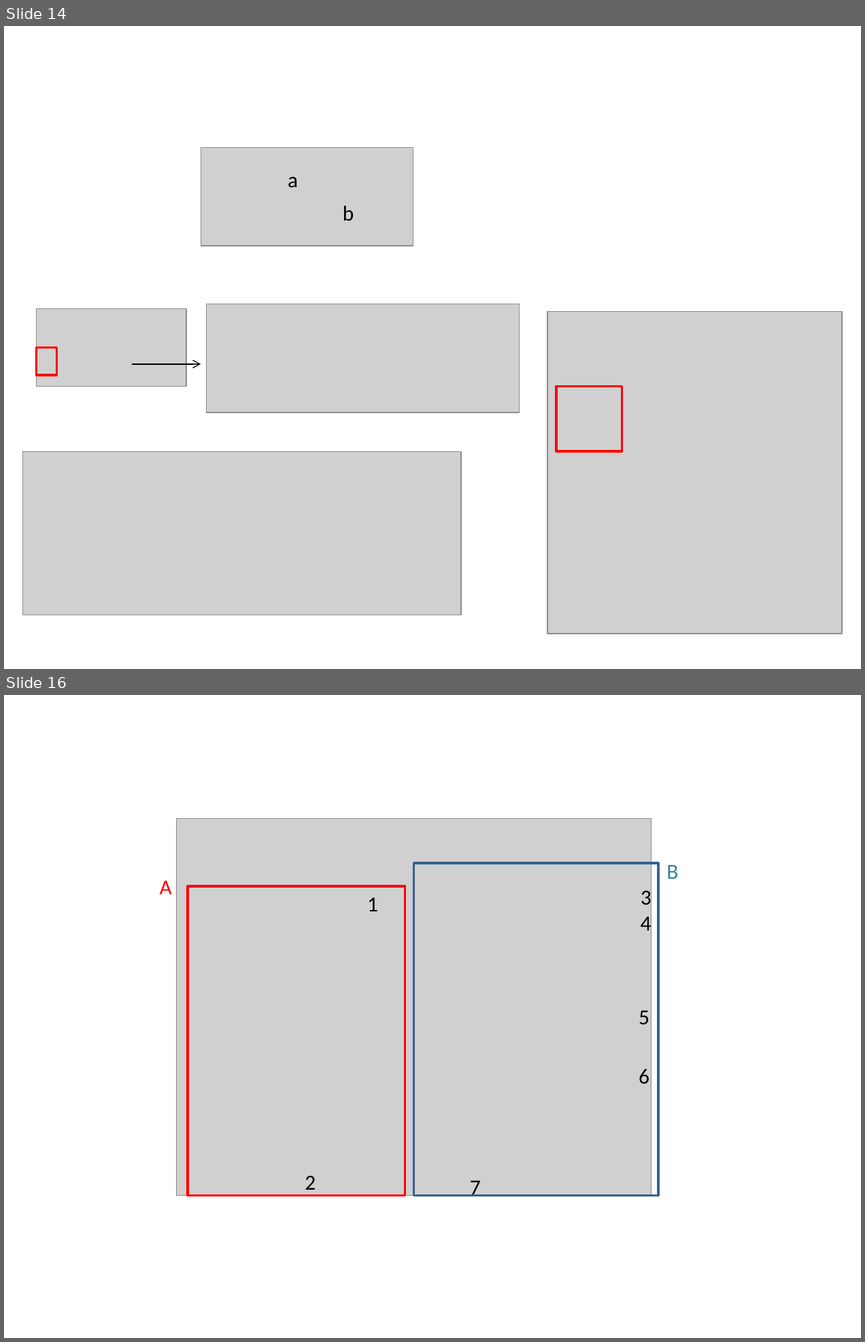
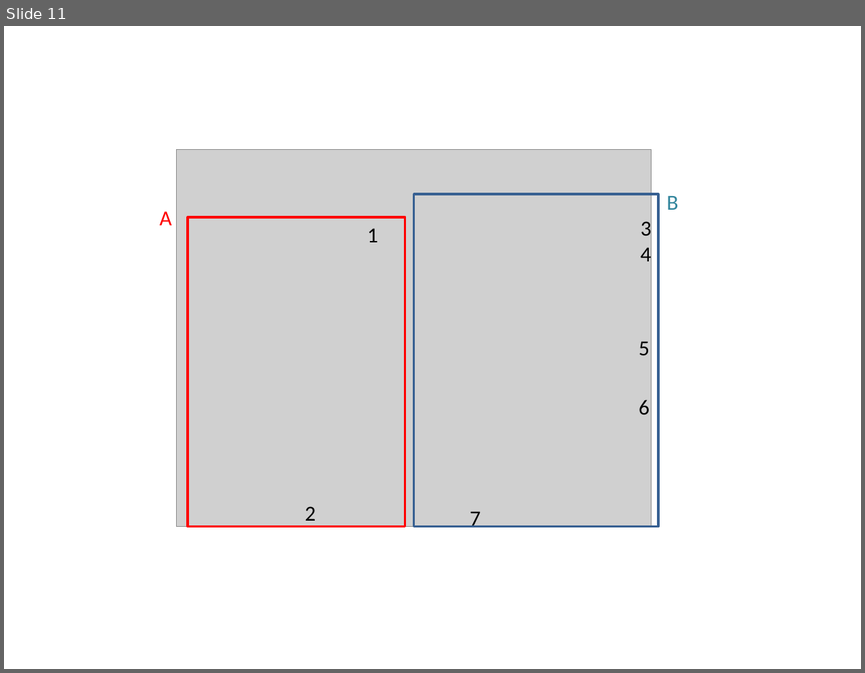
Before and after one commit to DePrettoM/EEGpal, a slide deck: Manuels/picture_EEGpal_manuals.pptx. Shown one above the other, each under a label of ours: slides 14 and 16 before the commit, slide 11 after it; the slides between them are not shown. The pictures are 865x1342 and 865x673 pixels, drawn with LibreOffice and Linux fonts; fonts in the diff are those of the drawing; grey boxes stand for pictures. Boxes give left, top, right and bottom in pixels: in the first picture for what was removed or moved away, otherwise in the second. Text is boxed around its words. In the diff, an @@ line names an element or a change of style, - is before the commit and + after.

```diff
--- a/Manuels/picture_EEGpal_manuals.pptx
+++ b/Manuels/picture_EEGpal_manuals.pptx
@@ slide 14 removed at (4,26,861,669), background #FFFFFF @@
@@ picture removed at (201,148,413,246) @@
@@ text removed at (288,176,298,188) @@
-a
@@ text removed at (343,206,354,220) @@
-b
@@ picture removed at (37,309,186,386) @@
@@ picture removed at (206,303,519,412) @@
@@ picture removed at (547,312,842,633) @@
@@ rectangle removed at (37,347,57,375) @@
@@ arrow removed from (132, 363) to (201, 363) @@
@@ rectangle removed at (555,386,621,451) @@
@@ picture removed at (23,451,461,615) @@
@@ what was slide 16 is now slide 11 @@
```
Also in this commit, not shown: 3 slides changed, 1 slide added, 2 other slides removed, 4 other files.
